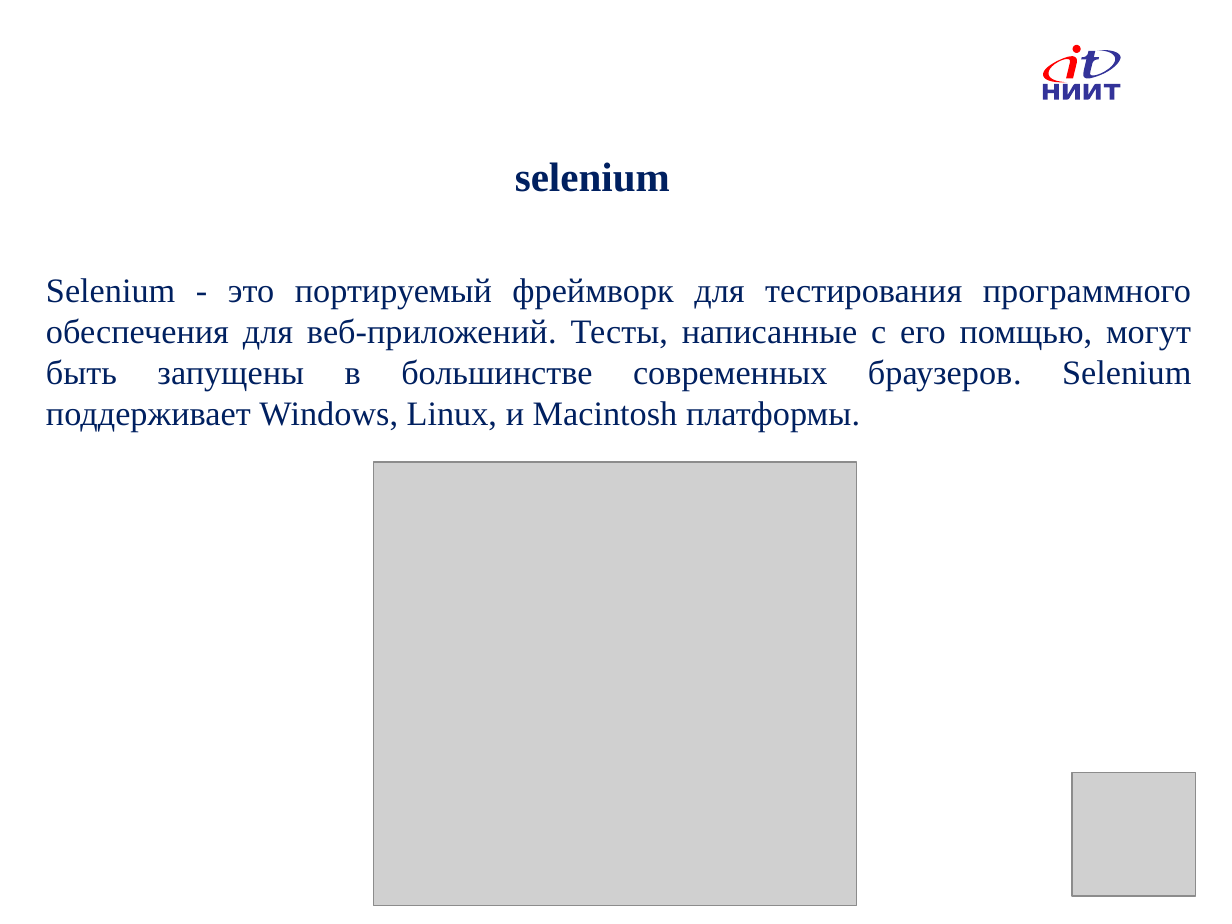
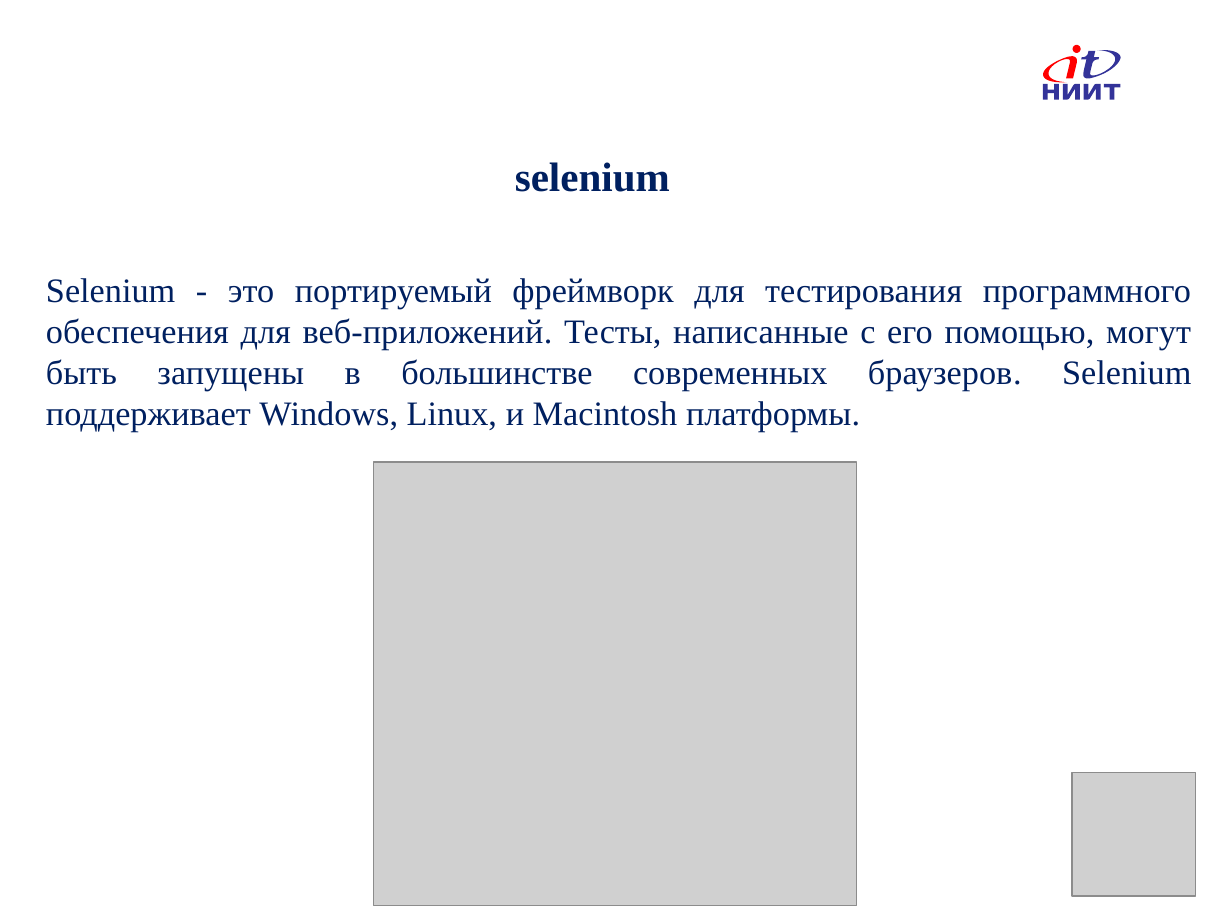
Before and after one commit to IlyaOrlov/PythonCourse, a slide deck: slide 34 of Lectures/PyLec_13.pptx. Drawn at 1232x924 pixels with LibreOffice and Linux fonts; fonts in the diff are those of the drawing; grey boxes stand for pictures; background and template pictures are left out. Boxes give left, top, right and bottom in pixels: in the first picture for what was removed or moved away, otherwise in the second. Text is boxed around its words. In the diff, an @@ line names an element or a change of style, - is before the commit and + after.

```diff
--- a/Lectures/PyLec_13.pptx
+++ b/Lectures/PyLec_13.pptx
@@ text at (46, 278, 1191, 432): text changed @@
-Selenium - это портируемый фреймворк для тестирования программного обеспечения для веб-приложений. Тесты, написанные с его помщью, могут быть запущены в большинстве современных браузеров. Selenium поддерживает Windows, Linux, и Macintosh платформы.
+Selenium - это портируемый фреймворк для тестирования программного обеспечения для веб-приложений. Тесты, написанные с его помощью, могут быть запущены в большинстве современных браузеров. Selenium поддерживает Windows, Linux, и Macintosh платформы.
```
Also in this commit, not shown: 20 other files.
